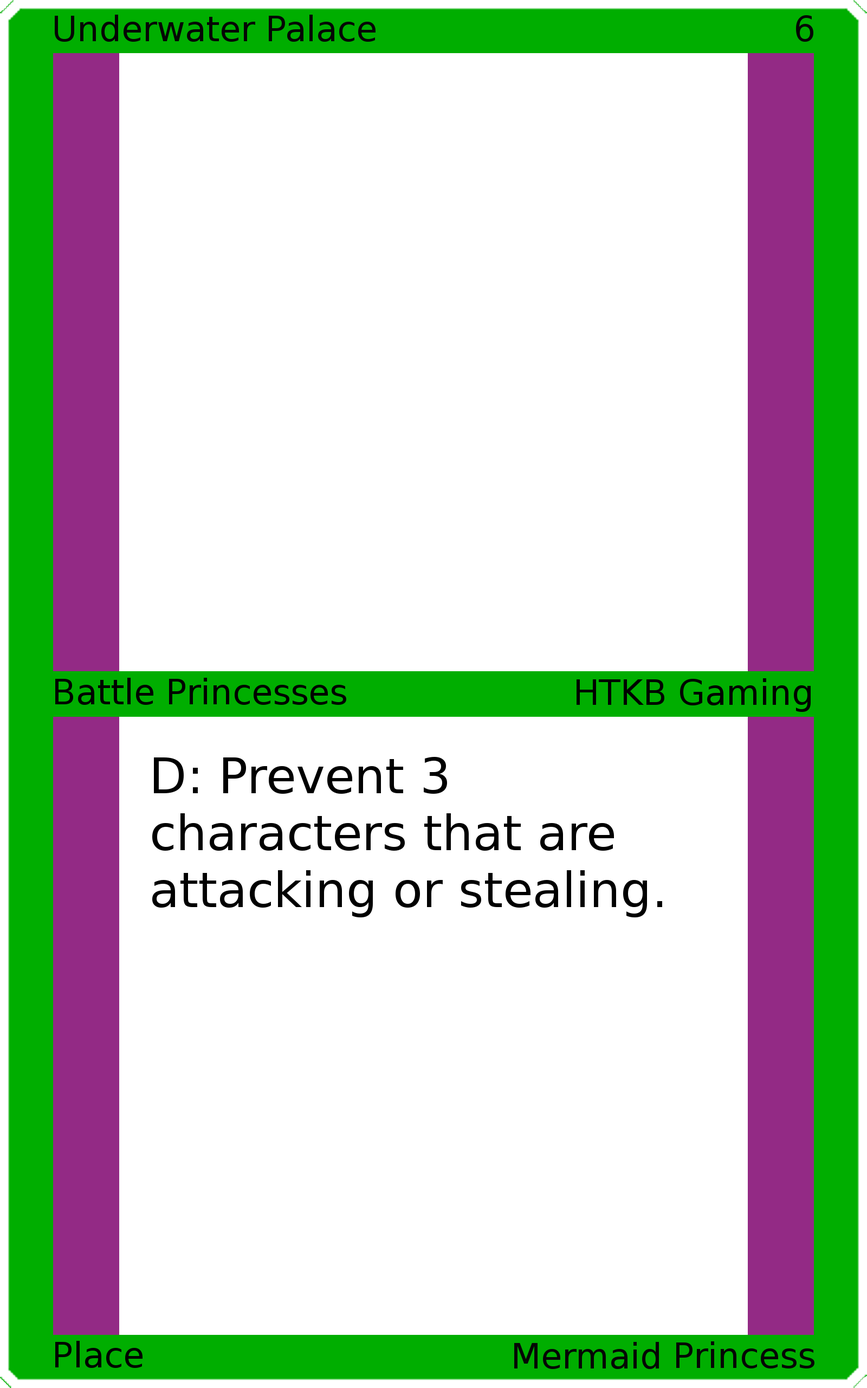
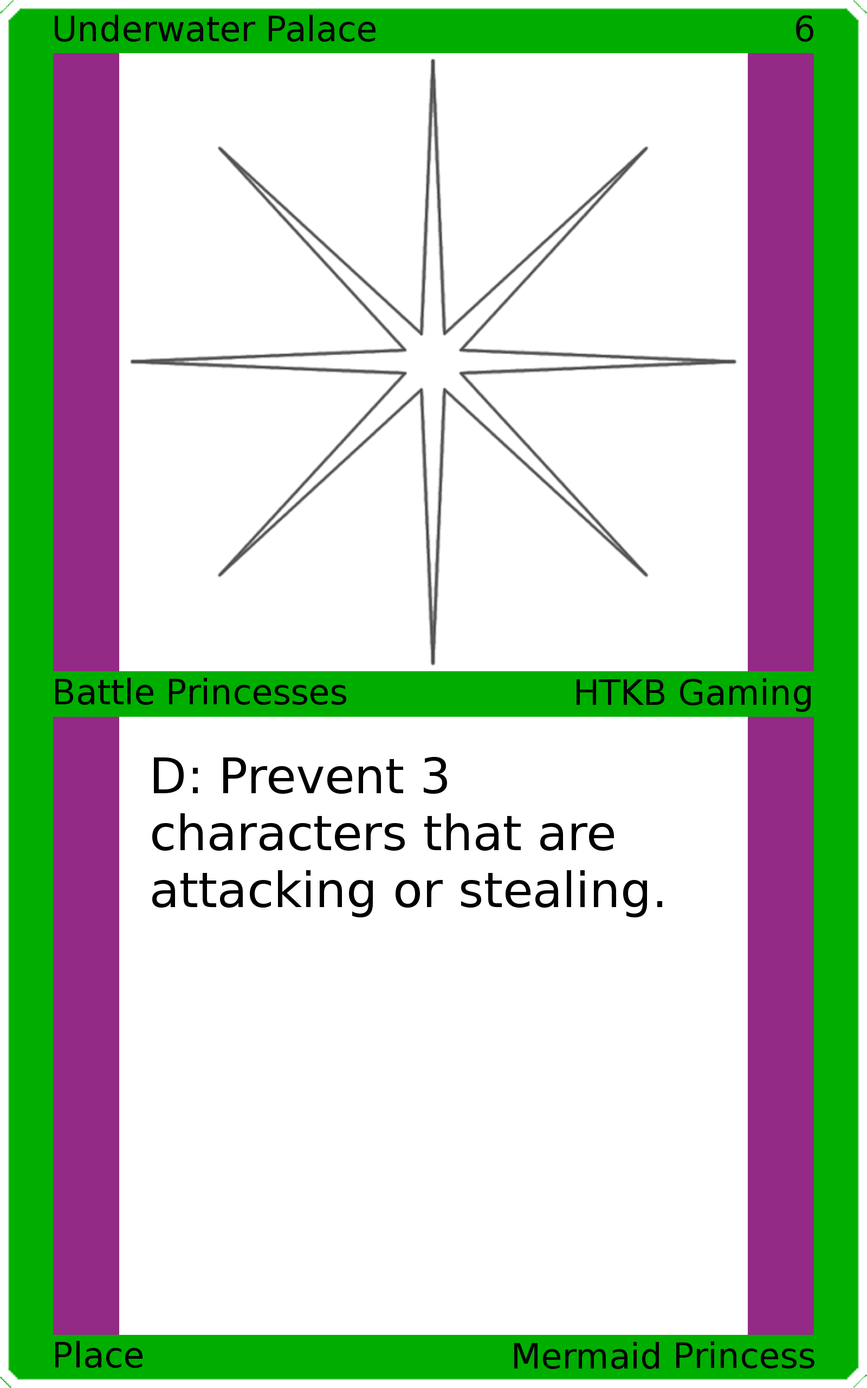
Layer changes from the first 867px x 1388px image to the second:
added layer "Art" above "Top Background" over [129, 57, 738, 666]
